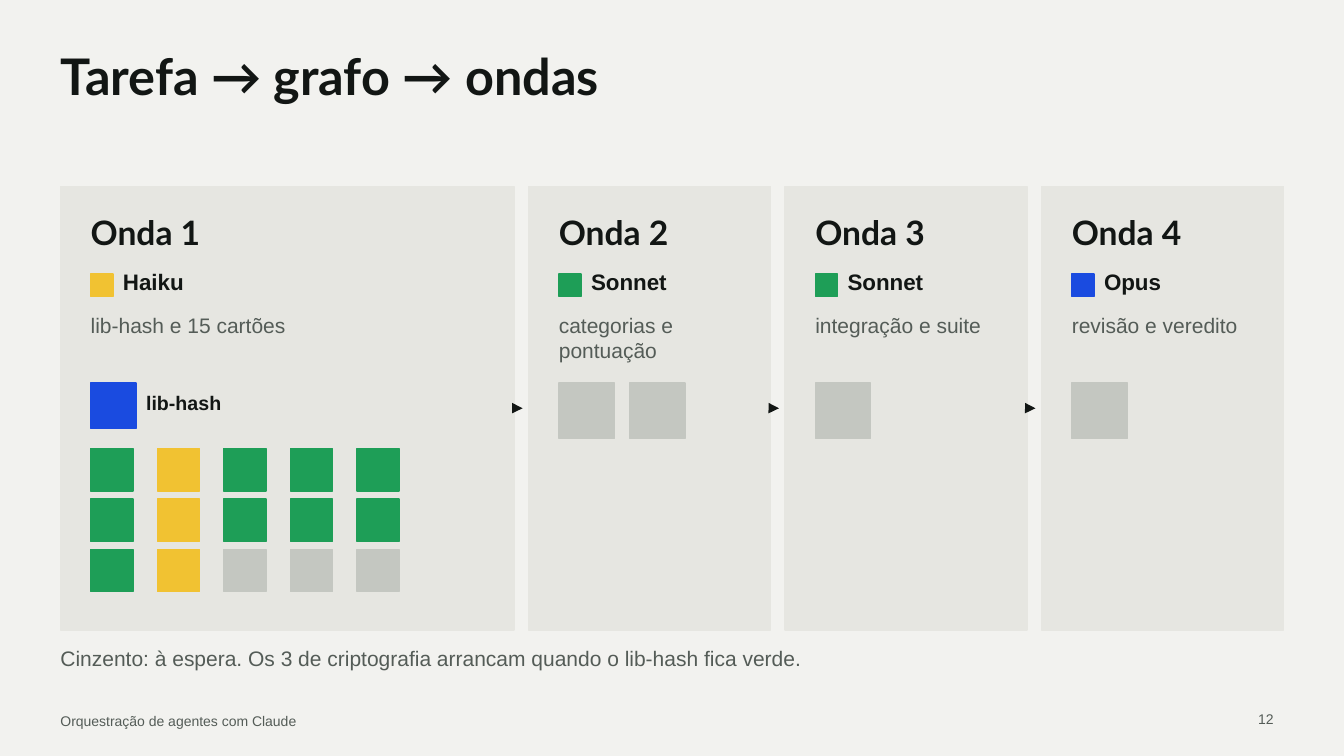
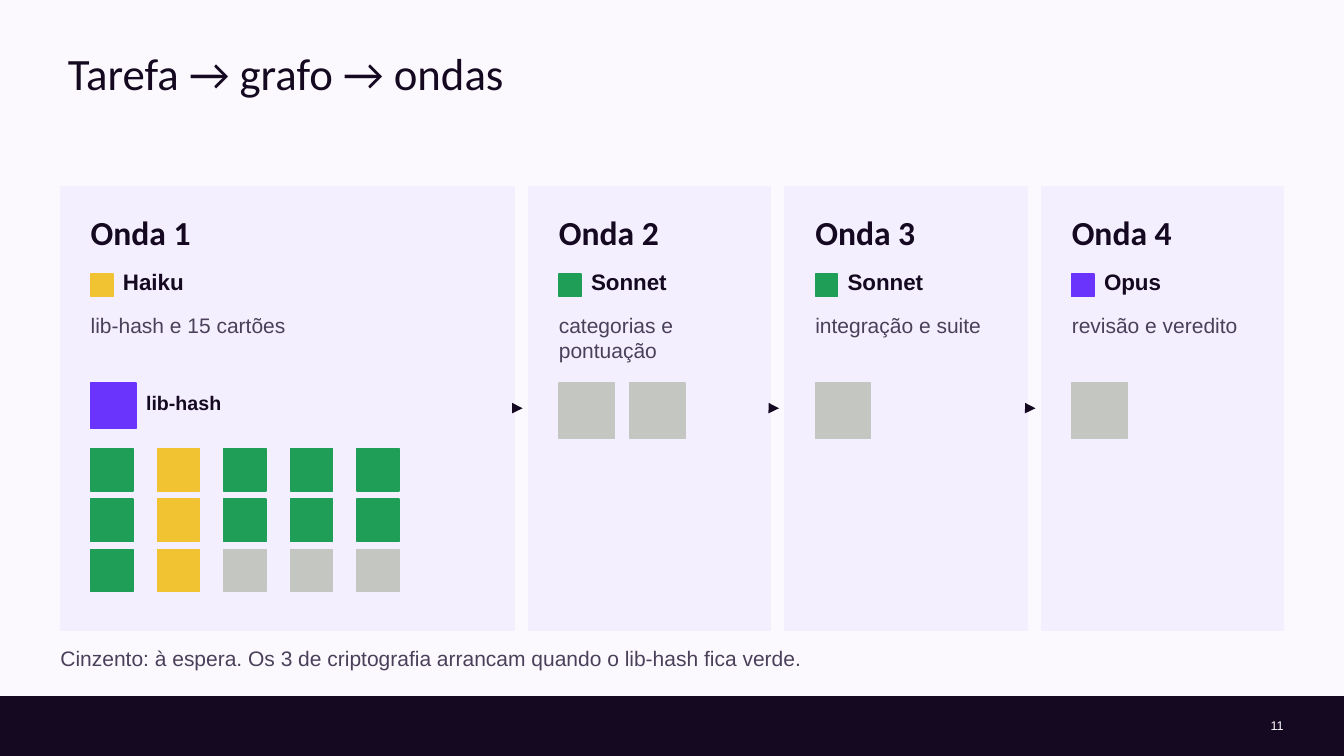
Before and after one commit to cx-guilherme-pinto/workshop-claude, a slide deck: slide 11 of slides/workshop.pptx (slide 12 before the commit). Drawn at 1344x756 pixels with LibreOffice and Linux fonts; fonts in the diff are those of the drawing; background and template pictures are left out. Boxes give left, top, right and bottom in pixels: in the first picture for what was removed or moved away, otherwise in the second. Text is boxed around its words. In the diff, an @@ line names an element or a change of style, - is before the commit and + after.

```diff
--- a/slides/workshop.pptx
+++ b/slides/workshop.pptx
@@ background #F2F2EF to #FCF9FE @@
@@ title "Tarefa → grafo → ondas": place and size @@
-title "Tarefa → grafo → ondas" at bbox=[60, 57, 599, 104]
+title "Tarefa → grafo → ondas" at bbox=[68, 59, 504, 98]
@@ title "Tarefa → grafo → ondas" at bbox=[68, 59, 504, 98]: size 36 to 32 pt, font Lato to Calibri, text colour #121614 to #140920, bold off @@
@@ fill #E6E6E1 to #F4EFFE; outline #E6E6E1 1 pt to #F4EFFE 1 pt in 4 elements at bbox=[60, 187, 514, 630], bbox=[528, 187, 770, 630], bbox=[785, 187, 1027, 630], bbox=[1042, 187, 1284, 630] @@
@@ font Lato to Calibri, text colour #121614 to #140920 in 4 elements at bbox=[91, 221, 191, 246], bbox=[559, 221, 659, 246], bbox=[815, 221, 915, 246], bbox=[1072, 221, 1172, 246] @@
@@ text colour #121614 to #140920 in 5 elements at bbox=[123, 273, 184, 291], bbox=[146, 395, 221, 411], bbox=[591, 274, 667, 291], bbox=[848, 274, 924, 291], bbox=[1104, 274, 1161, 295] @@
@@ rectangle at bbox=[1072, 274, 1094, 296]: fill #1A4BE0 to #6B34FD; outline #1A4BE0 1 pt to #6B34FD 1 pt @@
@@ rectangle at bbox=[91, 383, 136, 429]: fill #1A4BE0 to #6B34FD; outline #1A4BE0 1 pt to #6B34FD 1 pt @@
@@ arrow (520, 408) - (522, 408): stroke #121614 2.5 pt to #140920 2.5 pt @@
@@ arrow (776, 408) - (779, 408): stroke #121614 2.5 pt to #140920 2.5 pt @@
@@ arrow (1033, 408) - (1035, 408): stroke #121614 2.5 pt to #140920 2.5 pt @@
@@ text colour #545C57 to #4A405A in 5 elements at bbox=[91, 318, 286, 333], bbox=[559, 318, 673, 363], bbox=[815, 318, 981, 337], bbox=[1072, 318, 1238, 333], bbox=[60, 650, 801, 670] @@
@@ rectangle added at bbox=[0, 698, 1344, 756], fill #140920, outline #140920 1 pt @@
@@ text removed at bbox=[60, 716, 296, 729] @@
-Orquestração de agentes com Claude
@@ page number removed at bbox=[1258, 714, 1274, 724] @@
-12
@@ page number added at bbox=[1271, 721, 1284, 730], 9 pt, text #FCF9FE @@
+11
```
Also in this commit, not shown: 39 other slides changed, 6 slides added, 5 slides removed, 23 other files.
